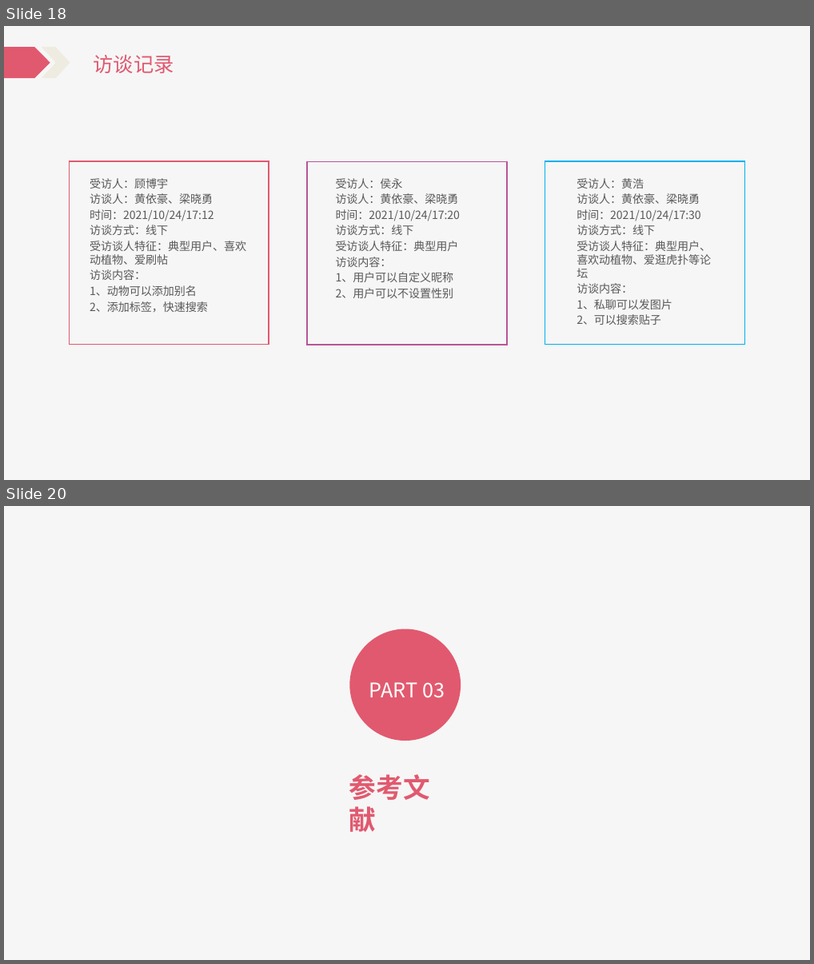
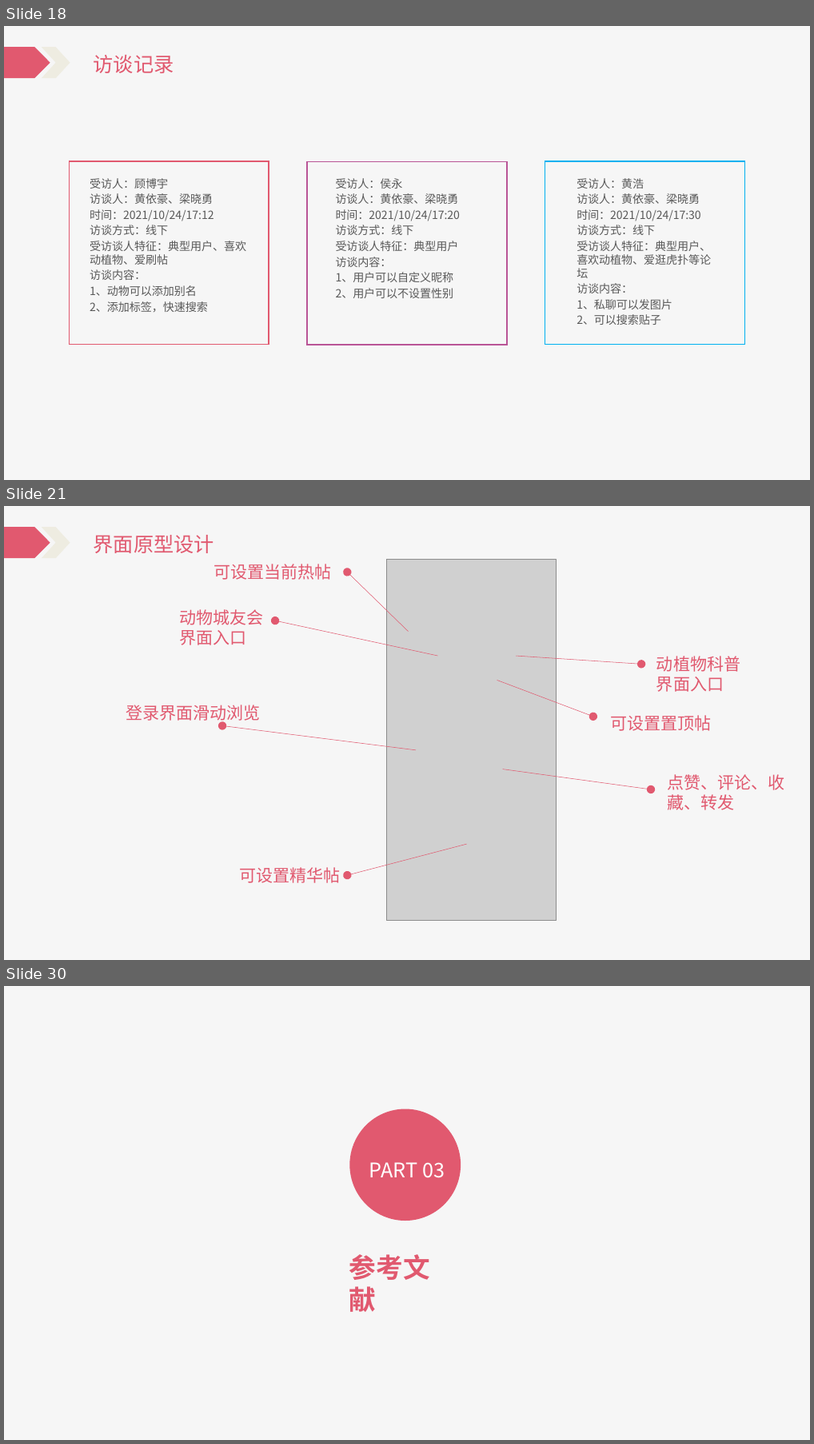
Before and after one commit to Katashixz/ZUCCbiosphere, a slide deck: 软件需求规格说明/SE2021-G005-软件需求说明.pptx. Shown one above the other, each under a label of ours: slides 18 and 20 before the commit, slides 18, 21 and 30 after it; the slides between them are not shown. The pictures are 814x964 and 814x1444 pixels, drawn with LibreOffice and Linux fonts; fonts in the diff are those of the drawing; grey boxes stand for pictures. Boxes give left, top, right and bottom in pixels: in the first picture for what was removed or moved away, otherwise in the second. Text is boxed around its words. In the diff, an @@ line names an element or a change of style, - is before the commit and + after.

```diff
--- a/软件需求规格说明/SE2021-G005-软件需求说明.pptx
+++ b/软件需求规格说明/SE2021-G005-软件需求说明.pptx
@@ slide 21 added at box(4, 506, 810, 960), background #FFFFFF; not listed: 3 template elements that a slide beside it also shows @@
@@ rectangle added at box(82, 524, 178, 556), fill #F6F6F6 @@
@@ text added at box(91, 535, 172, 553), 24 pt, text #E1596F @@
+项目介绍
@@ text added at box(94, 535, 214, 553), 24 pt, text #E1596F @@
+界面原型设计
@@ text added at box(214, 564, 332, 580), 20 pt, text #E1596F @@
+可设置当前热帖
@@ arrow added from (409, 632) to (348, 572), #E1596F 0.5 pt @@
@@ picture added at box(387, 559, 556, 920) @@
@@ text added at box(180, 609, 264, 645), 20 pt, text #E1596F @@
+动物城友会
+界面入口
@@ arrow added from (438, 656) to (276, 620), #E1596F 0.5 pt @@
@@ arrow added from (516, 656) to (642, 664), #E1596F 0.5 pt @@
@@ text added at box(657, 656, 741, 692), 20 pt, text #E1596F @@
+动植物科普
+界面入口
@@ arrow added from (498, 680) to (594, 716), #E1596F 0.5 pt @@
@@ text added at box(126, 704, 260, 723), 20 pt, text #E1596F @@
+登录界面滑动浏览
@@ text added at box(610, 715, 711, 731), 20 pt, text #E1596F @@
+可设置置顶帖
@@ arrow added from (416, 750) to (222, 725), #E1596F 0.5 pt @@
@@ arrow added from (503, 769) to (651, 789), #E1596F 0.5 pt @@
@@ text added at box(667, 774, 785, 810), 20 pt, text #E1596F @@
+点赞、评论、收藏、转发
@@ arrow added from (466, 844) to (348, 875), #E1596F 0.5 pt @@
@@ text added at box(239, 867, 340, 883), 20 pt, text #E1596F @@
+可设置精华帖
@@ what was slide 20 is now slide 30 @@
```
Also in this commit, not shown: 1 slide changed, 10 other slides added, 1 slide removed, 4 other files.
